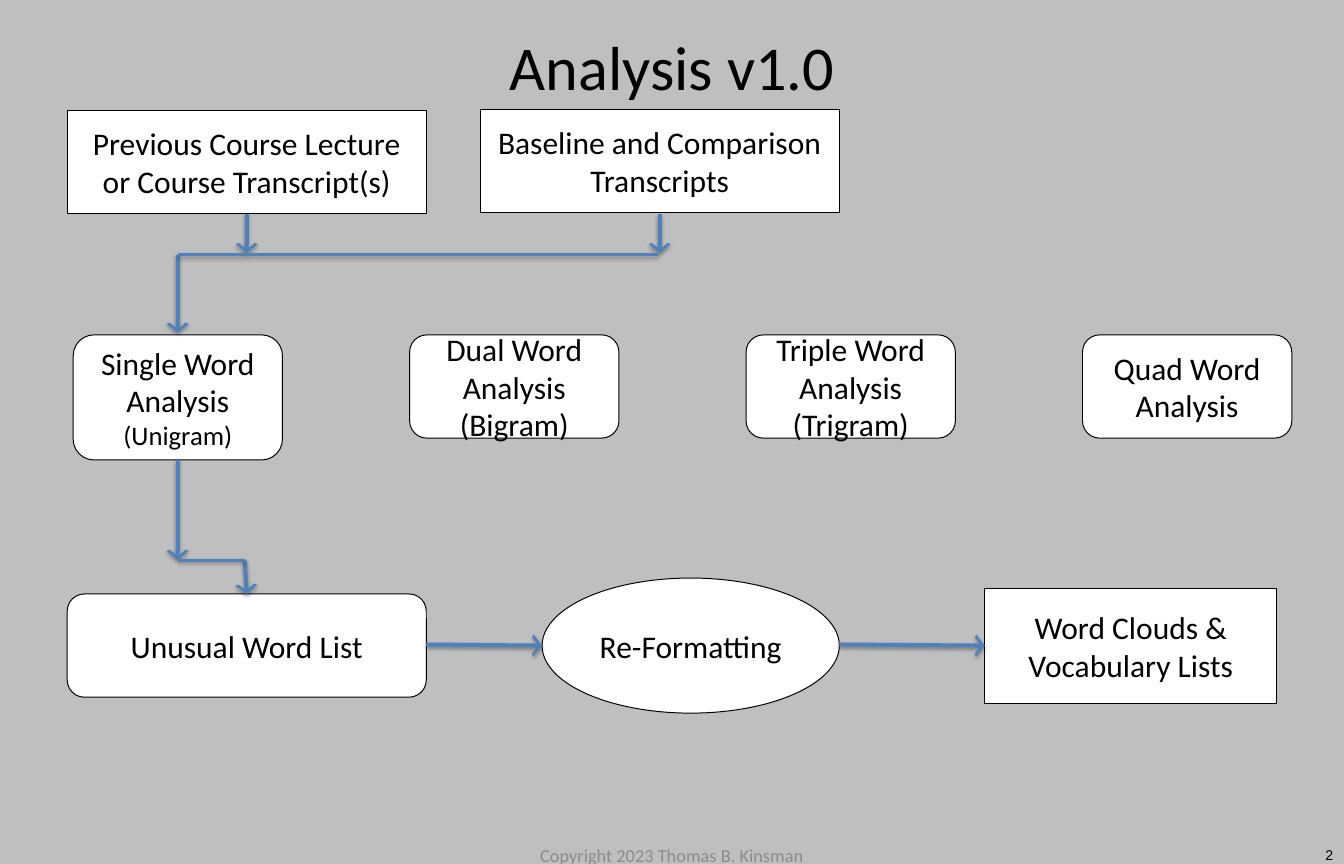
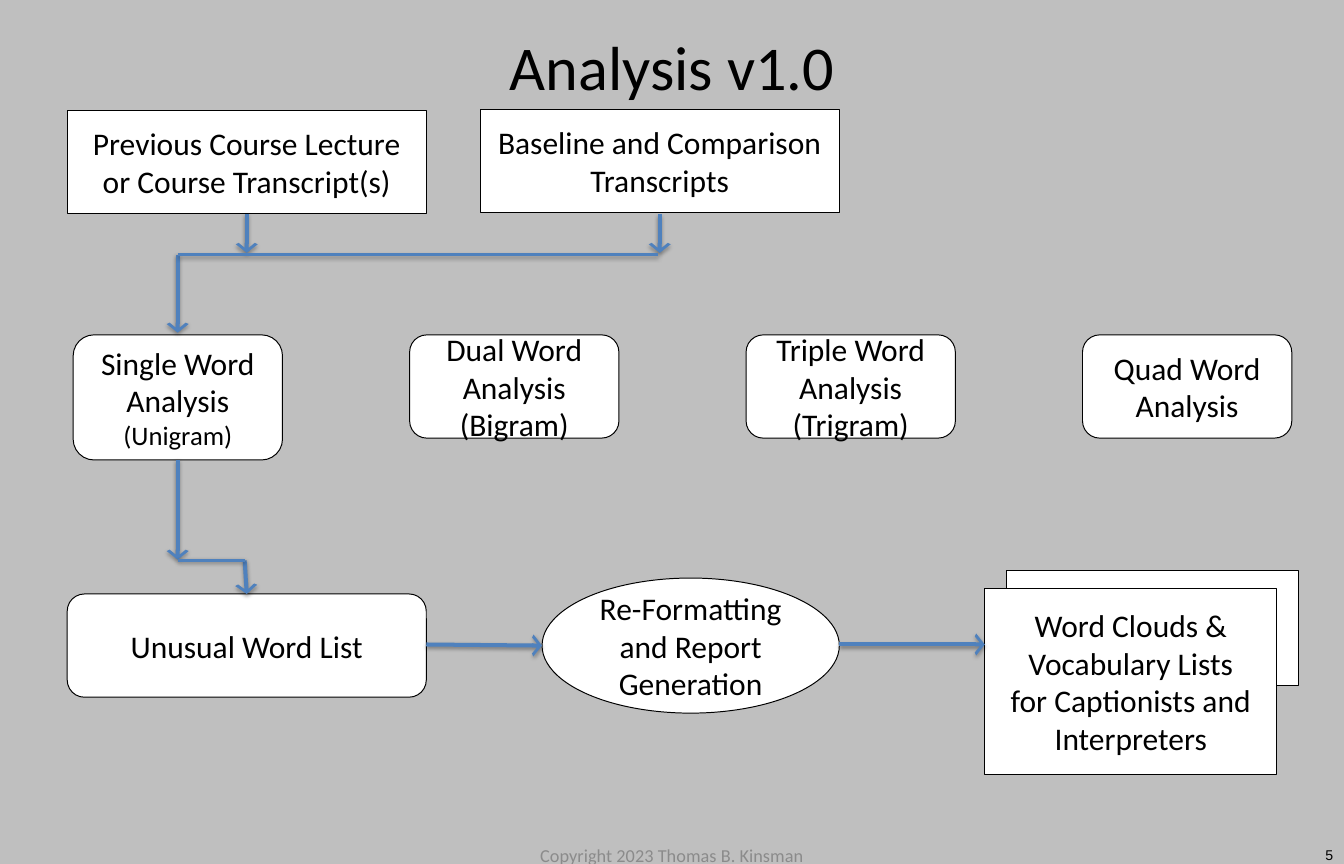
Before and after one commit to mpdnes/transcript-analysis-pipeline, a slide deck: slide 5 of DOODLES_and_NOTES/FLOW__DIAGRAM__for_TAP_v10.pptx (slide 2 before the commit). Drawn at 1344x864 pixels with LibreOffice and Linux fonts; fonts in the diff are those of the drawing. Boxes give left, top, right and bottom in pixels: in the first picture for what was removed or moved away, otherwise in the second. Text is boxed around its words. In the diff, an @@ line names an element or a change of style, - is before the commit and + after.

```diff
--- a/DOODLES_and_NOTES/FLOW__DIAGRAM__for_TAP_v10.pptx
+++ b/DOODLES_and_NOTES/FLOW__DIAGRAM__for_TAP_v10.pptx
@@ text in ellipse at [600, 598, 782, 696]: text changed @@
-Re-Formatting
+Re-Formatting and Report Generation
@@ rectangle "Word Clouds &": place and size @@
-rectangle "Word Clouds &" at [985, 588, 1277, 704]
+rectangle "Word Clouds &" at [985, 588, 1277, 775]
@@ rectangle added at [1007, 570, 1299, 685], fill #FFFFFF, outline #000000 0.75 pt, 23.6 pt, text #000000 @@
+Word Clouds &
+Vocabulary Lists
@@ text in rectangle at [1011, 653, 1250, 755]: text changed @@
-Vocabulary Lists
+Vocabulary Lists
+for Captionists and Interpreters
@@ page number at [1325, 850, 1333, 860]: text changed @@
-2
+5
```
Also in this commit, not shown: 1 other slide changed, 5 slides added, 16 other files.
